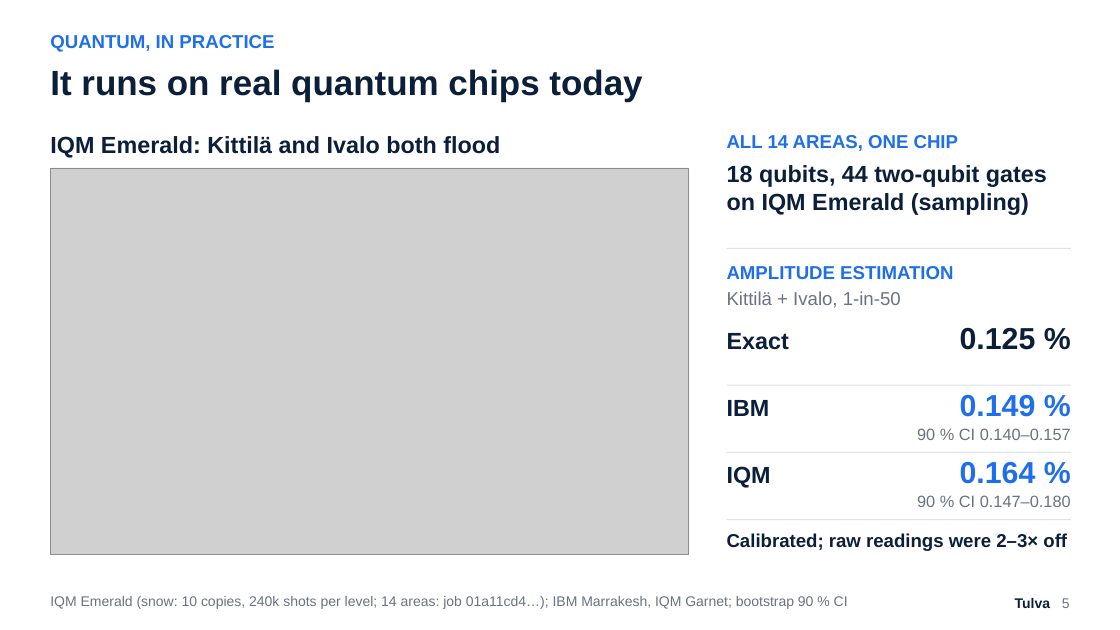
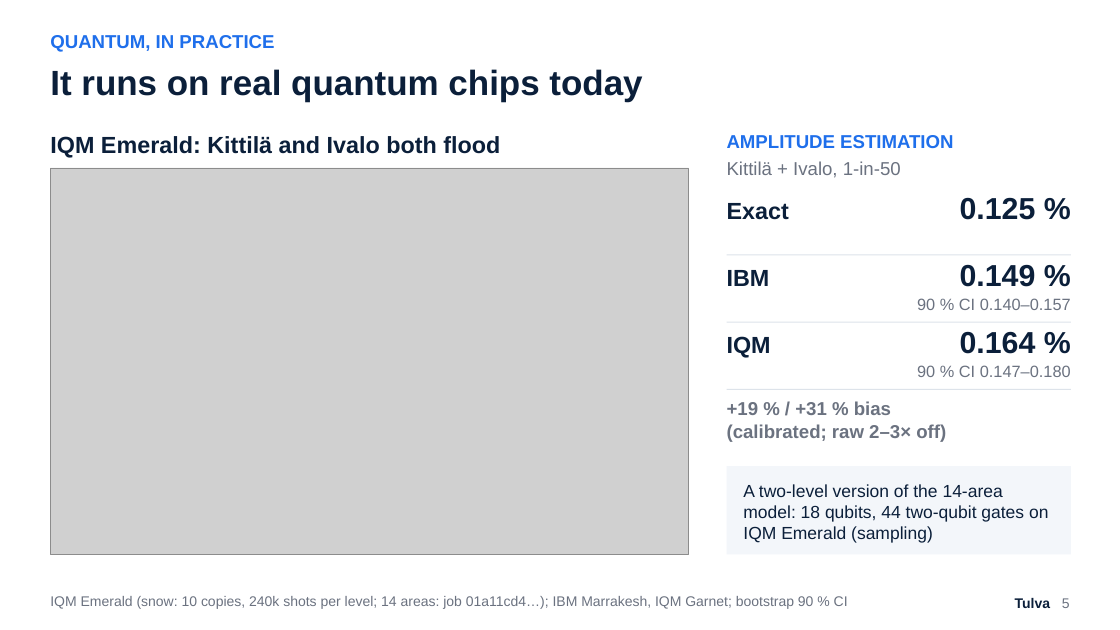
Before and after one commit to Zawaer/tulva, a slide deck: slide 5 of deck/Tulva_QxF2026.pptx. Drawn at 1120x630 pixels with LibreOffice and Linux fonts; fonts in the diff are those of the drawing; grey boxes stand for pictures. Boxes give left, top, right and bottom in pixels: in the first picture for what was removed or moved away, otherwise in the second. Text is boxed around its words. In the diff, an @@ line names an element or a change of style, - is before the commit and + after.

```diff
--- a/deck/Tulva_QxF2026.pptx
+++ b/deck/Tulva_QxF2026.pptx
@@ text at bbox=[727, 135, 953, 148]: text changed @@
-ALL 14 AREAS, ONE CHIP
+AMPLITUDE ESTIMATION
@@ text at bbox=[960, 198, 1036, 220]: text changed; size 16 to 26 pt; text colour #1F6FEB to #0B1F3A @@
-AMPLITUDE ESTIMATION
+0.125 %
@@ rectangle: place and size @@
-rectangle at bbox=[727, 248, 1071, 249]
+rectangle at bbox=[727, 255, 1071, 255]
@@ text at bbox=[960, 265, 1036, 287]: text changed @@
-0.125 %
+0.149 %
@@ 7 texts, 1 rectangle: place and size @@
-7 texts, 1 rectangle at bbox=[727, 291, 1071, 507]
+7 texts, 1 rectangle at bbox=[727, 161, 1071, 377]
@@ text "0.164 %" at bbox=[960, 331, 1036, 354]: text colour #1F6FEB to #0B1F3A @@
@@ rectangle: place and size @@
-rectangle at bbox=[727, 385, 1071, 386]
+rectangle at bbox=[727, 389, 1071, 390]
@@ text at bbox=[727, 401, 946, 442]: text changed; text colour #0B1F3A to #6B7280 @@
-Calibrated; raw readings were 2–3× off
++19 % / +31 % bias
+(calibrated; raw 2–3× off)
@@ text removed at bbox=[960, 395, 1036, 417] @@
-0.149 %
@@ rectangle: place and size @@
-rectangle at bbox=[727, 519, 1071, 520]
+rectangle at bbox=[727, 466, 1071, 555]
@@ rectangle at bbox=[727, 466, 1071, 555]: fill #DDE3EA to #F3F6FA @@
@@ text "A two-level version of the ..." at bbox=[743, 484, 1048, 543]: vertical alignment top to middle @@
@@ text at bbox=[743, 484, 1048, 543]: text changed; size 20 to 15 pt; bold off @@
-18 qubits, 44 two-qubit gates on IQM Emerald (sampling)
+A two-level version of the 14-area model: 18 qubits, 44 two-qubit gates on IQM Emerald (sampling)
```
Also in this commit, not shown: 3 other slides changed, 12 other files.
